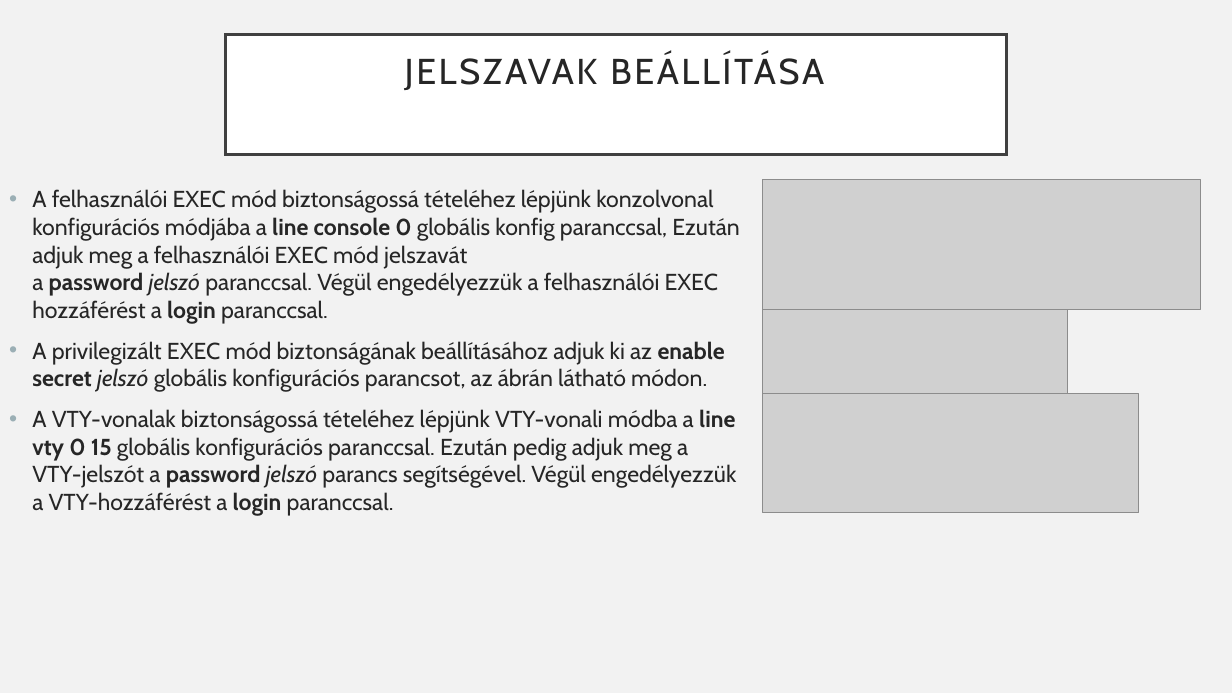
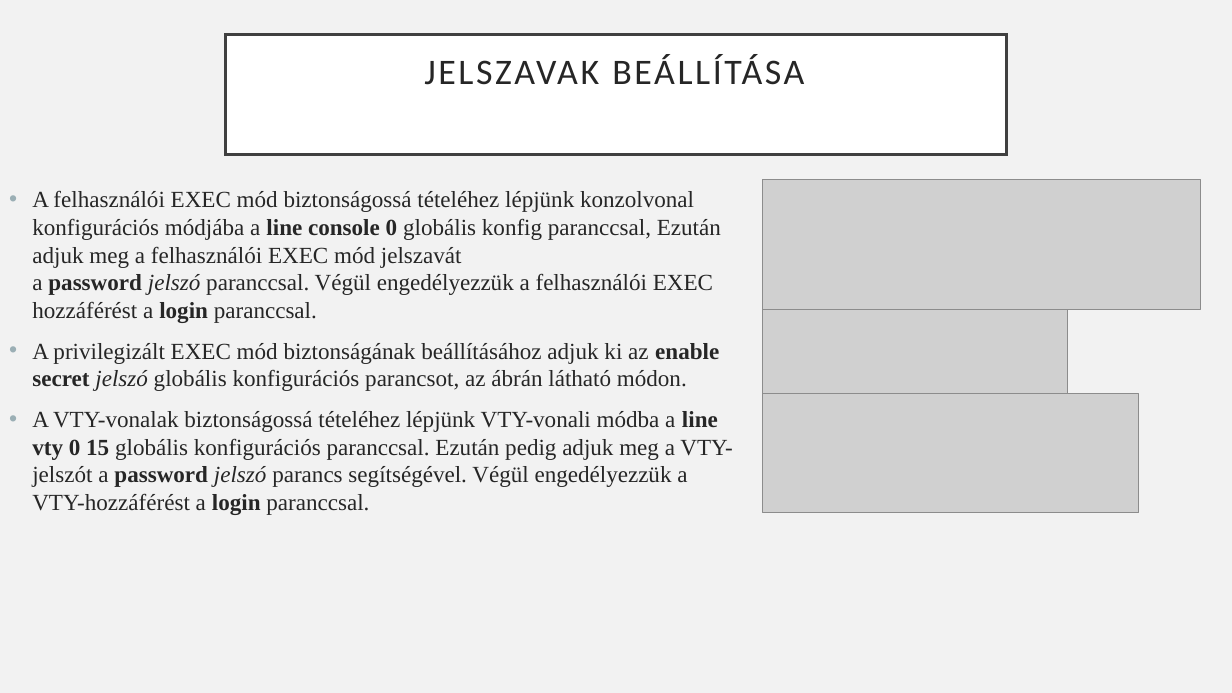
Before and after one commit to Feenc/sulishtml, a slide deck: slide 19 of cisco/cisco2.pptx. Drawn at 1232x693 pixels with LibreOffice and Linux fonts; fonts in the diff are those of the drawing; grey boxes stand for pictures. Boxes give left, top, right and bottom in pixels: in the first picture for what was removed or moved away, otherwise in the second. Text is boxed around its words. In the diff, an @@ line names an element or a change of style, - is before the commit and + after.

```diff
--- a/cisco/cisco2.pptx
+++ b/cisco/cisco2.pptx
@@ title "JELSZAVAK BEÁLLÍTÁSA" at [226,34,1006,154]: font Cabin to Calibri @@
@@ text "A felhasználói EXEC mód biztonságossá ..." at [32,190,733,515]: font Cabin to Times New Roman @@
```
Also in this commit, not shown: 4 other slides changed, 6 slides added.
